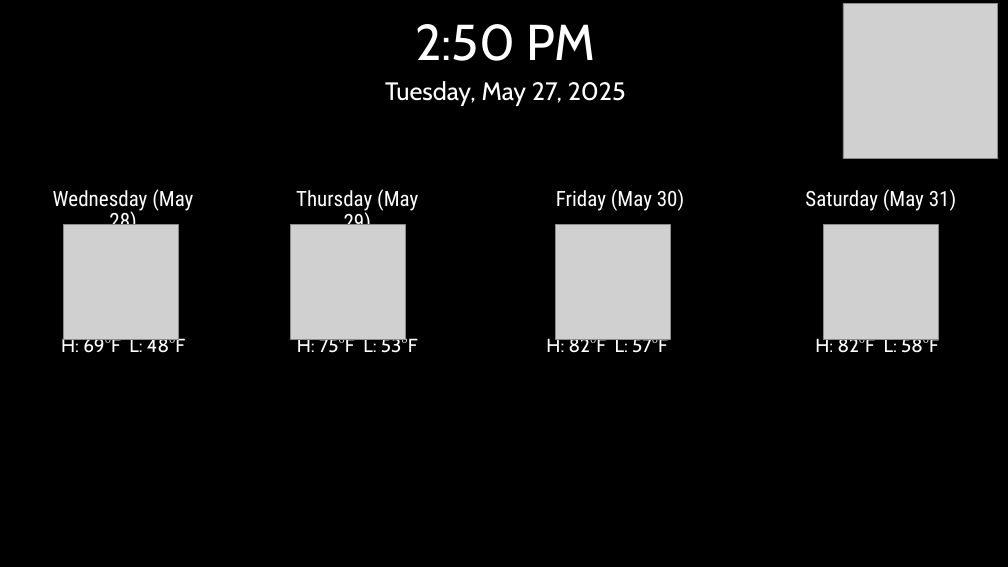
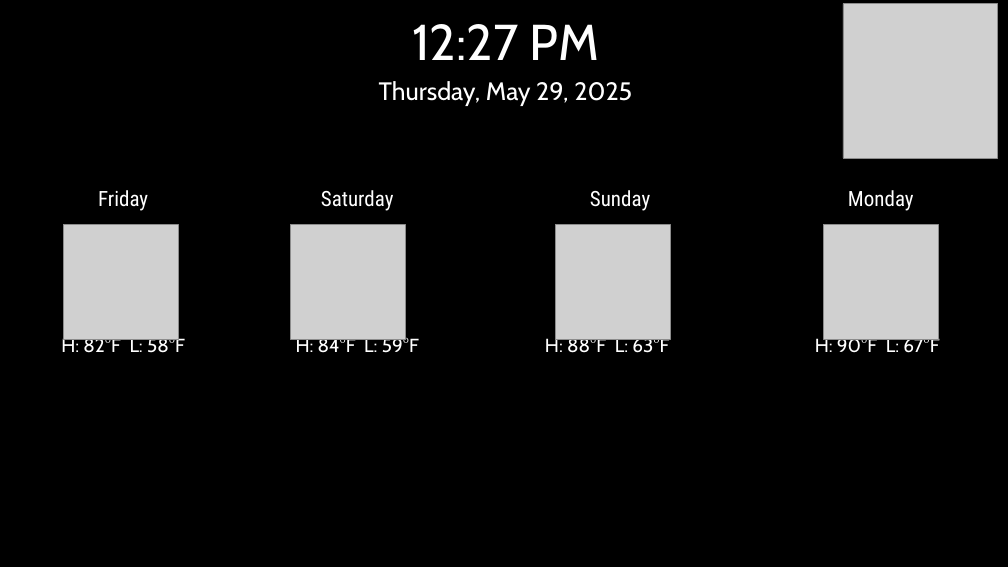
Before and after one commit to ne8801/digitalsignage, a slide deck: slide 4 of templates/alc_template.pptx. Drawn at 1008x567 pixels with LibreOffice and Linux fonts; fonts in the diff are those of the drawing; grey boxes stand for pictures. Boxes give left, top, right and bottom in pixels: in the first picture for what was removed or moved away, otherwise in the second. Text is boxed around its words. In the diff, an @@ line names an element or a change of style, - is before the commit and + after.

```diff
--- a/templates/alc_template.pptx
+++ b/templates/alc_template.pptx
@@ text at (412, 24, 599, 60): text changed @@
-2:50 PM
+12:27 PM
@@ text at (379, 81, 632, 106): text changed @@
-Tuesday, May 27, 2025
+Thursday, May 29, 2025
@@ text at (98, 190, 148, 211): text changed @@
-Wednesday (May 28)
+Friday
@@ text at (321, 190, 394, 211): text changed @@
-Thursday (May 29)
+Saturday
@@ text at (590, 190, 650, 211): text changed @@
-Friday (May 30)
+Sunday
@@ text at (848, 190, 914, 211): text changed @@
-Saturday (May 31)
+Monday
@@ text at (61, 337, 185, 353): text changed @@
-H: 69°F L: 48°F
+H: 82°F L: 58°F
@@ text at (296, 337, 419, 353): text changed @@
-H: 75°F L: 53°F
+H: 84°F L: 59°F
@@ text at (545, 337, 669, 353): text changed @@
-H: 82°F L: 57°F
+H: 88°F L: 63°F
@@ text at (815, 337, 939, 353): text changed @@
-H: 82°F L: 58°F
+H: 90°F L: 67°F
```
Also in this commit, not shown: 5 other slides changed, 5 other files.
